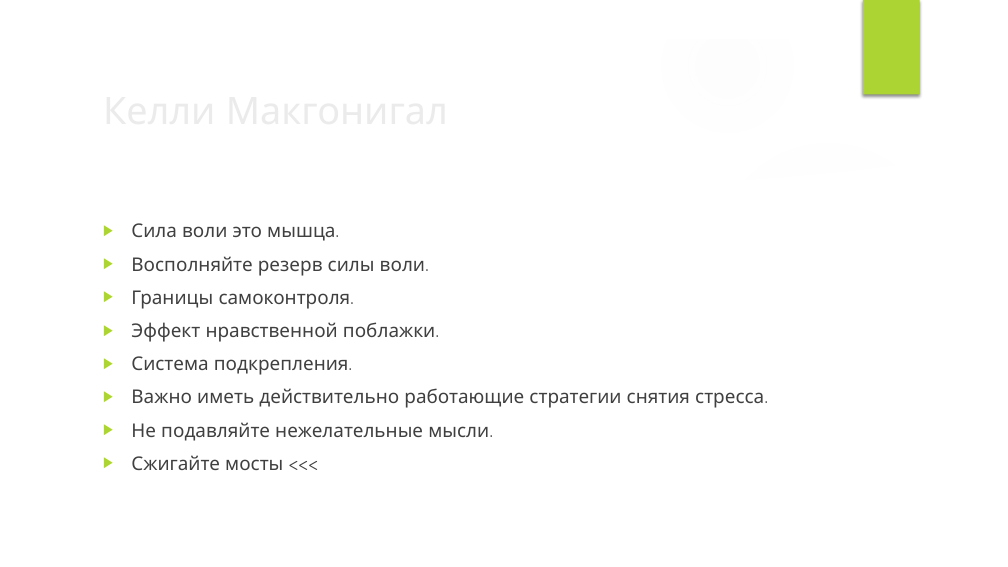
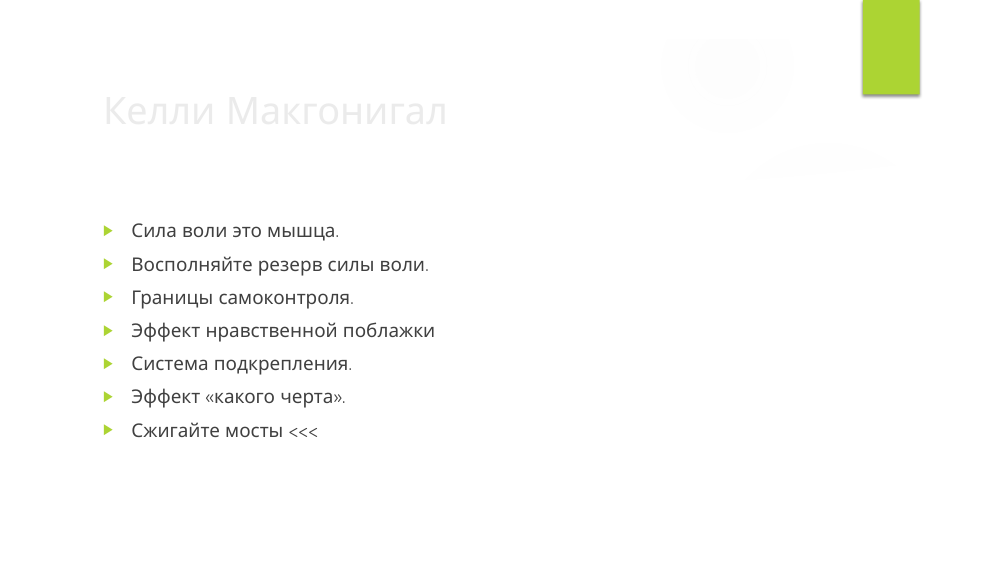
Before and after one commit to VladimirMakarevich/presentations, a slide deck: slide 35 of softskills/willpower/willpower.pptx (slide 36 before the commit). Drawn at 1008x567 pixels with LibreOffice and Linux fonts; fonts in the diff are those of the drawing; background and template pictures are left out. Boxes give left, top, right and bottom in pixels: in the first picture for what was removed or moved away, otherwise in the second. Text is boxed around its words. In the diff, an @@ line names an element or a change of style, - is before the commit and + after.

```diff
--- a/softskills/willpower/willpower.pptx
+++ b/softskills/willpower/willpower.pptx
@@ text at [131, 322, 435, 342]: text changed @@
-▶ Эффект нравственной поблажки.
+▶ Эффект нравственной поблажки
@@ text at [131, 388, 333, 408]: text changed @@
-▶ Важно иметь действительно работающие стратегии снятия стресса.
-▶ Не подавляйте нежелательные мысли.
+▶ Эффект «какого черта».
```
Also in this commit, not shown: 4 other slides changed, 2 slides added, 15 slides removed.
